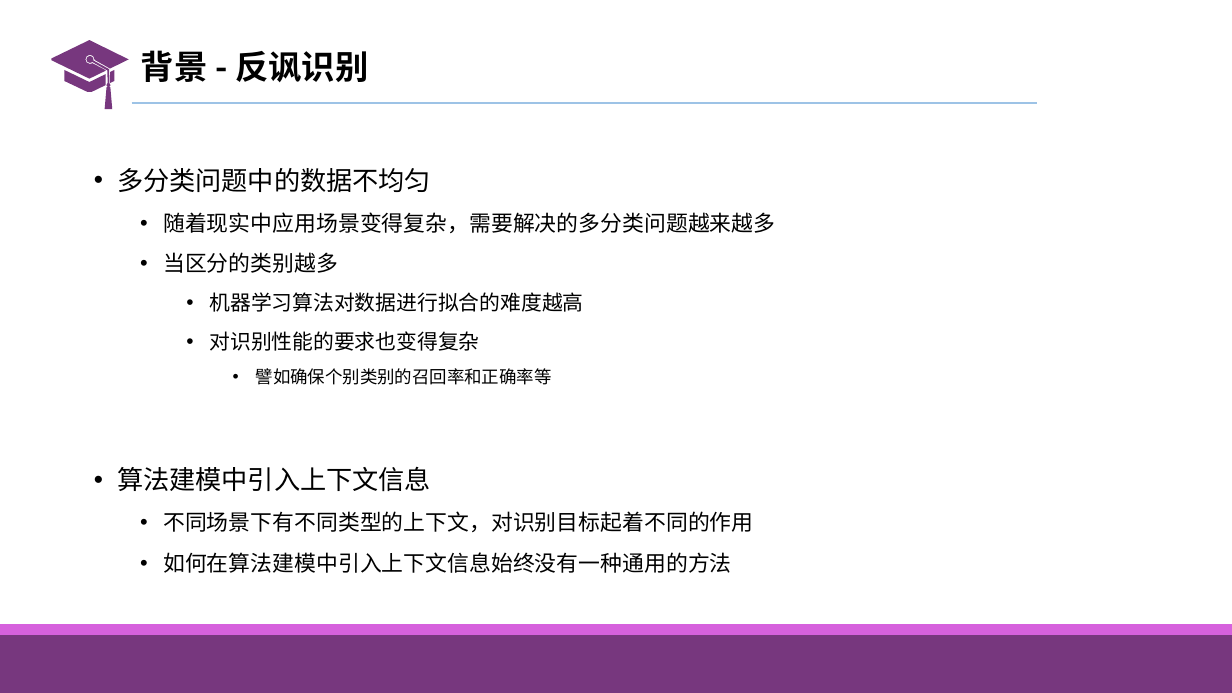
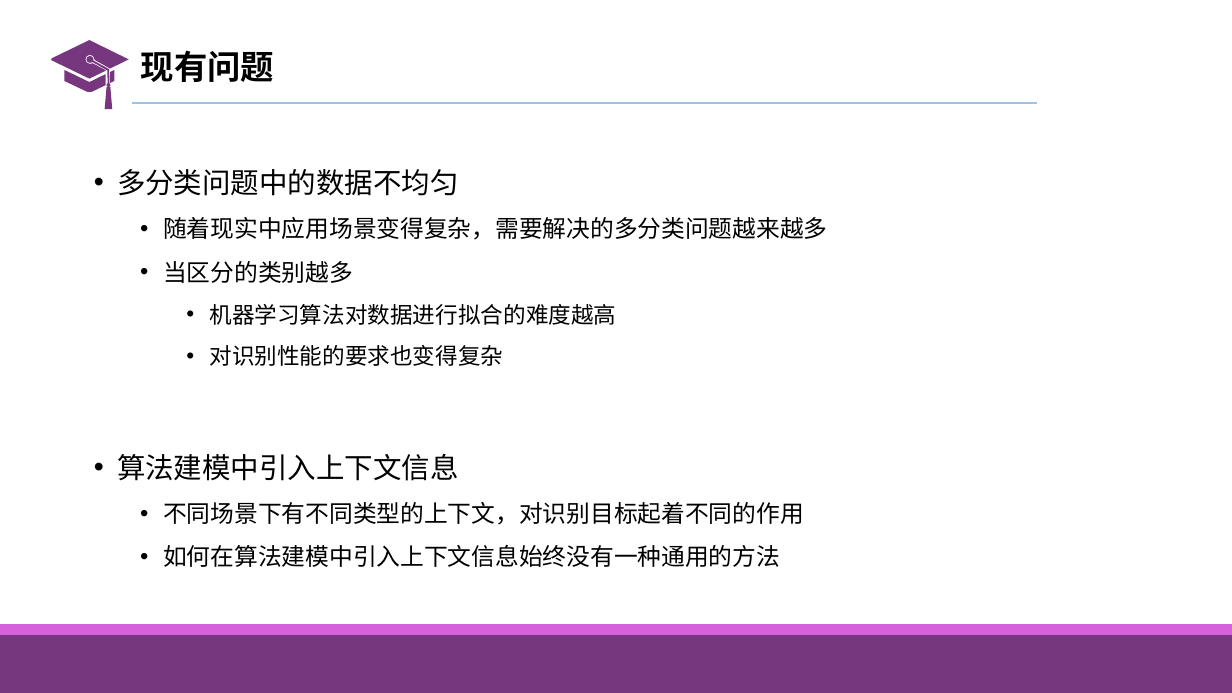
Before and after one commit to liangxh/grad2019, a slide deck: slide 12 of 计研163_梁锡豪_2016211014.pptx (slide 13 before the commit). Drawn at 1232x693 pixels with LibreOffice and Linux fonts; fonts in the diff are those of the drawing. Boxes give left, top, right and bottom in pixels: in the first picture for what was removed or moved away, otherwise in the second. Text is boxed around its words. In the diff, an @@ line names an element or a change of style, - is before the commit and + after.

```diff
--- a/计研163_梁锡豪_2016211014.pptx
+++ b/计研163_梁锡豪_2016211014.pptx
@@ title at (141, 50, 274, 82): text changed @@
-背景 - 反讽识别
+现有问题
@@ text "多分类问题中的数据不均匀" at (117, 169, 827, 567): size 20.4 to 22.2 pt in "多分类问题中的数据不均匀", "算法建模中引入上下文信息"; size 17 to 18.5 pt in "随着现实中应用场景变得复杂，需要解决的多分类问题越来越多", "当区分的类别越多", "不同场景下有不同类型的上下文，对识别目标起着不同的作用", "如何在算法建模中引入上下文信息始终没有一种通用的方法"; size 16.1 to 17.6 pt in "机器学习算法对数据进行拟合的难度越高", "对识别性能的要求也变得复杂" @@
@@ text at (256, 368, 552, 385): paragraph removed @@
-      • 譬如确保个别类别的召回率和正确率等
```
Also in this commit, not shown: 10 other slides changed, 11 slides added.
